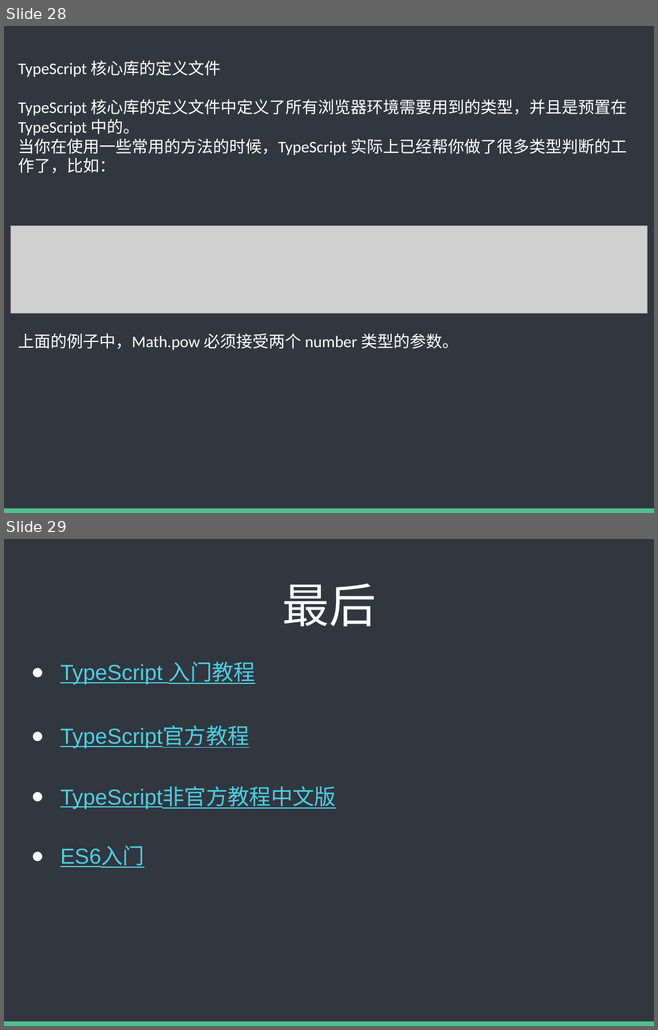
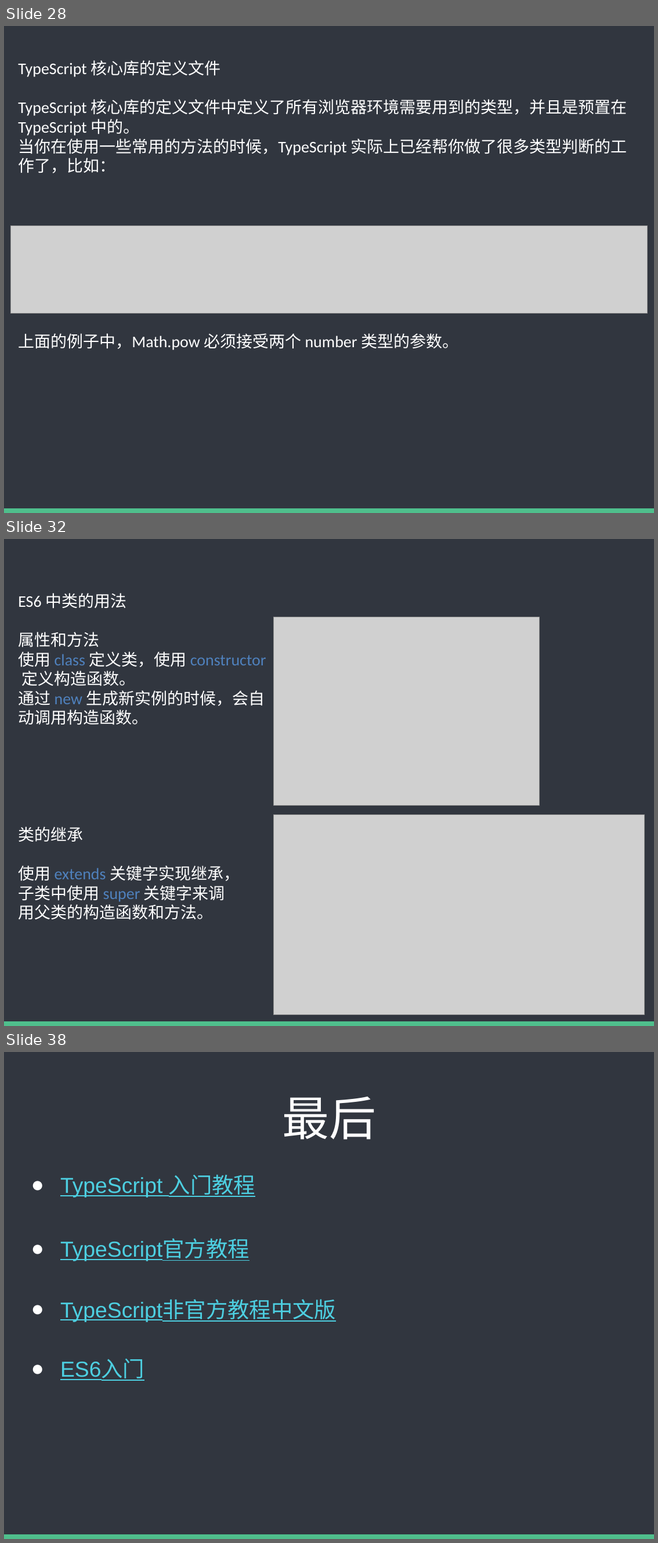
Before and after one commit to baixiaoyu2997/typescript-share, a slide deck: TS内部分享.pptx. Shown one above the other, each under a label of ours: slides 28 and 29 before the commit, slides 28, 32 and 38 after it; the slides between them are not shown. The pictures are 658x1030 and 658x1543 pixels, drawn with LibreOffice and Linux fonts; fonts in the diff are those of the drawing; grey boxes stand for pictures. Boxes give left, top, right and bottom in pixels: in the first picture for what was removed or moved away, otherwise in the second. Text is boxed around its words. In the diff, an @@ line names an element or a change of style, - is before the commit and + after.

```diff
--- a/TS内部分享.pptx
+++ b/TS内部分享.pptx
@@ slide 32 added at (x1=4, y1=539, x2=654, y2=1026), background #FFFFFF; not listed: 2 template elements that a slide beside it also shows @@
@@ text added at (x1=18, y1=593, x2=266, y2=920), 18 pt, text #FFFFFF @@
+ES6 中类的用法
+属性和方法
+使用 class 定义类，使用 constructor
+定义构造函数。
+通过 new 生成新实例的时候，会自
+动调用构造函数。
+类的继承
+使用 extends 关键字实现继承，
+子类中使用 super 关键字来调
+用父类的构造函数和方法。
@@ picture added at (x1=273, y1=617, x2=539, y2=805) @@
@@ picture added at (x1=273, y1=815, x2=644, y2=1015) @@
@@ what was slide 29 is now slide 38 @@
```
Also in this commit, not shown: 1 slide changed, 8 other slides added, 3 other files.
